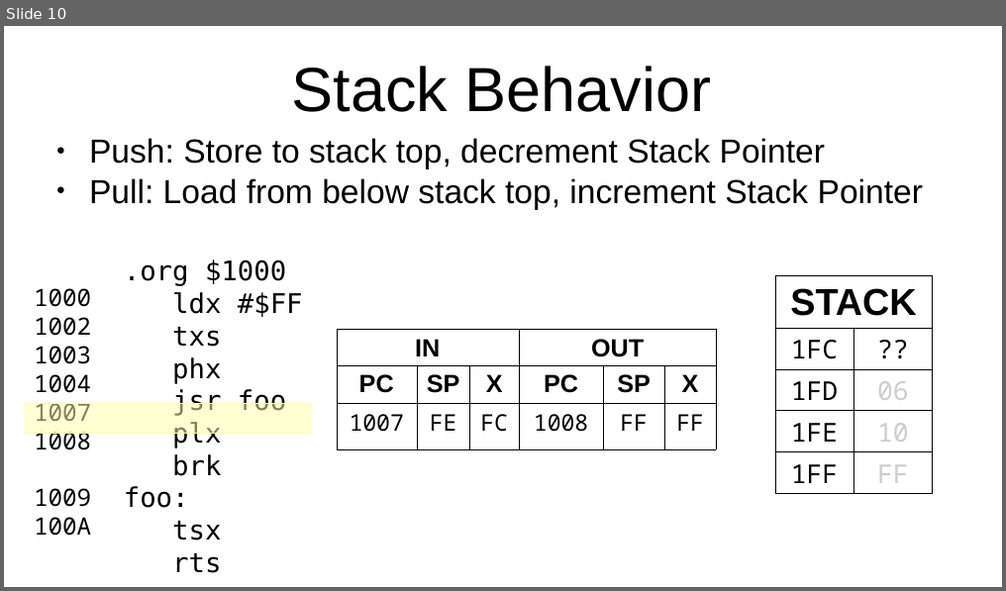
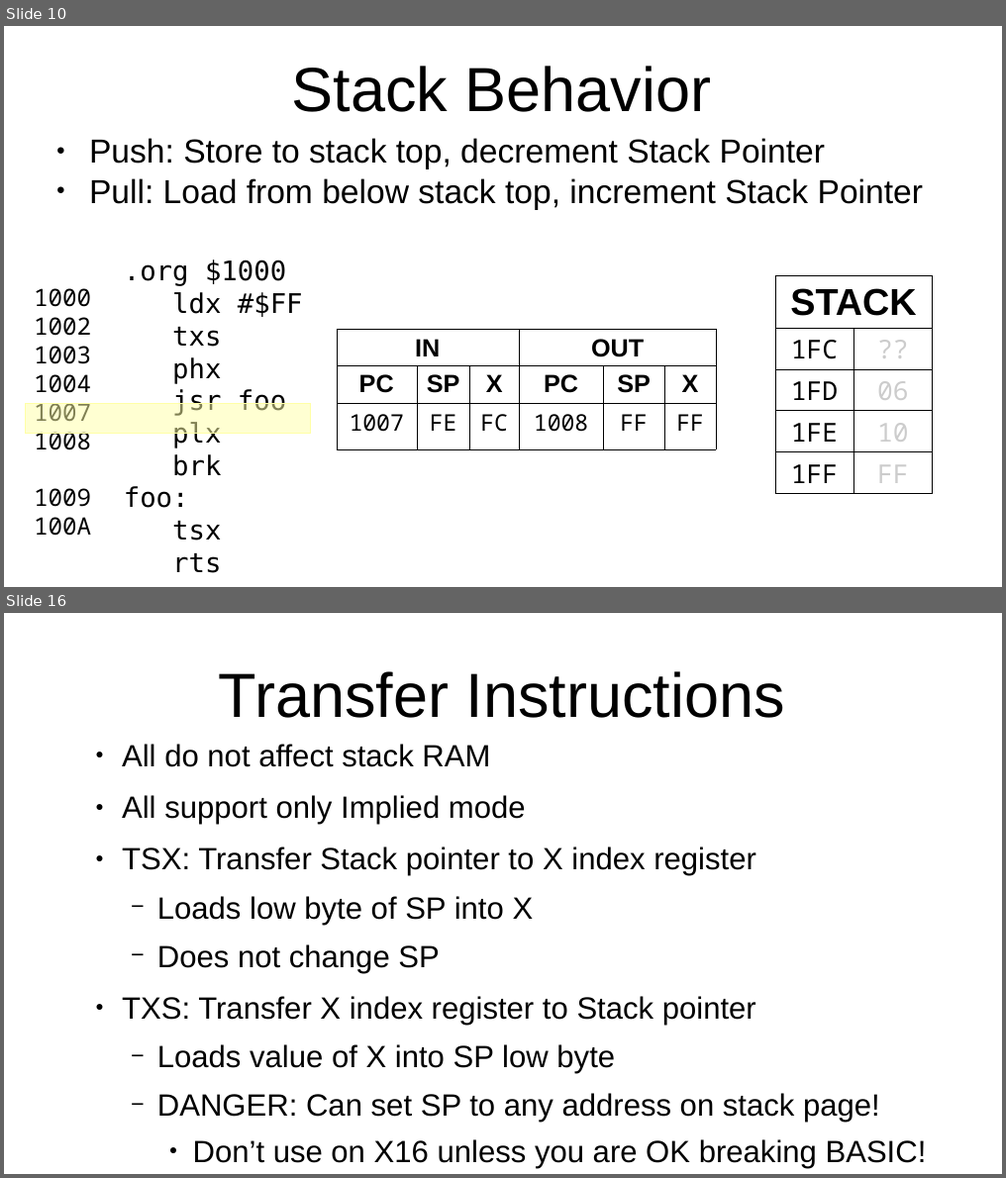
Before and after one commit to SlithyMatt/x16-assembly-tutorial, a slide deck: Lesson5/Lesson5.odp. Shown one above the other, each under a label of ours: slide 10 before the commit, slides 10 and 16 after it; the slides between them are not shown. The pictures are 1006x591 and 1006x1178 pixels, drawn with LibreOffice and Linux fonts; fonts in the diff are those of the drawing. Boxes give left, top, right and bottom in pixels: in the first picture for what was removed or moved away, otherwise in the second. Text is boxed around its words. In the diff, an @@ line names an element or a change of style, - is before the commit and + after.

```diff
--- a/Lesson5/Lesson5.odp
+++ b/Lesson5/Lesson5.odp
@@ slide 16 added at box(4, 613, 1002, 1174), background #FFFFFF @@
@@ title added at box(219, 671, 785, 718), 60 pt, text #000000 @@
+Transfer Instructions
@@ text added at box(122, 744, 927, 1168), 29.6 pt, text #000000 @@
+● All do not affect stack RAM
+● All support only Implied mode
+● TSX: Transfer Stack pointer to X index register
+  − Loads low byte of SP into X
+  − Does not change SP
+● TXS: Transfer X index register to Stack pointer
+  − Loads value of X into SP low byte
+  − DANGER: Can set SP to any address on stack page!
+    ● Don’t use on X16 unless you are OK breaking BASIC!
@@ slide 10 changed as well @@
@@ table at box(775, 275, 933, 491) @@
@@ text colour #000000 to #CCCCCC in "??" @@
```
Also in this commit, not shown: 9 other slides changed, 10 other slides added, 15 slides removed, 3 other files.
